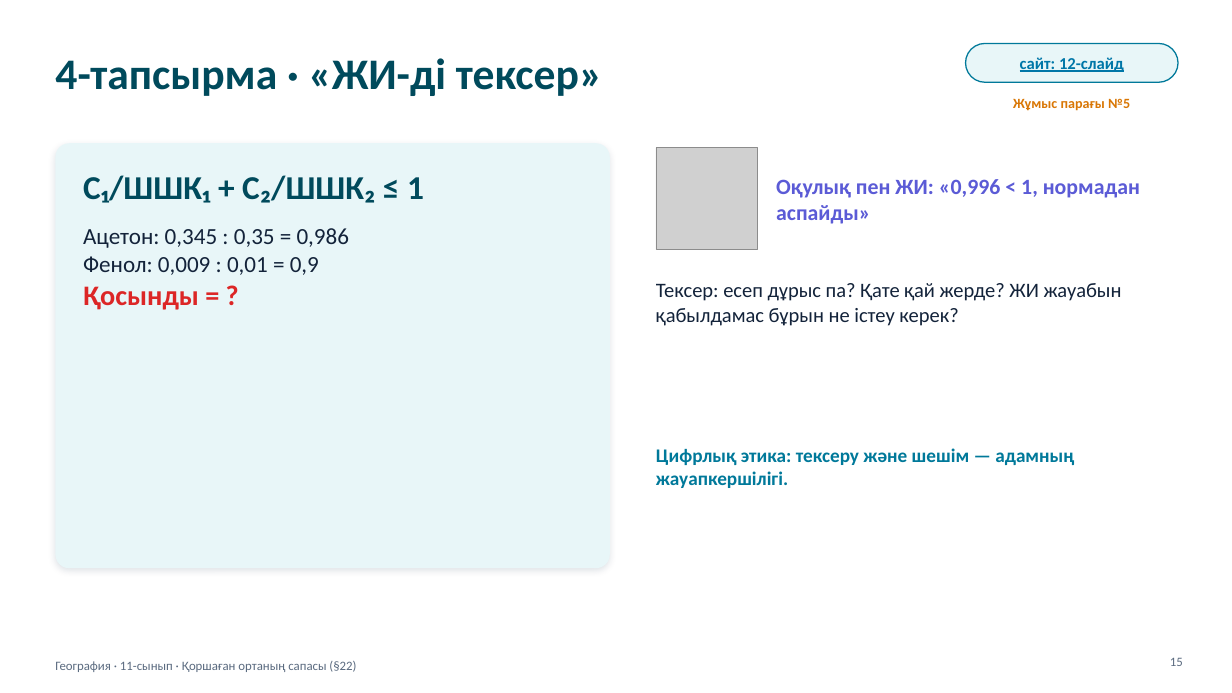
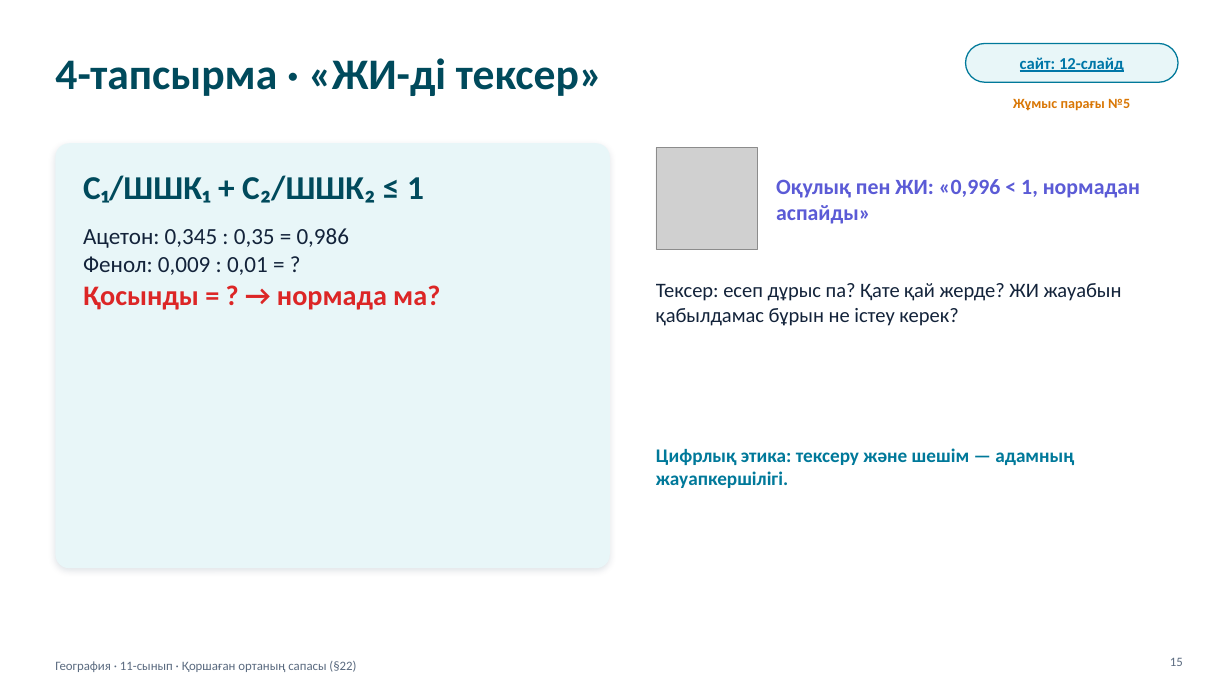
Before and after one commit to makpalkubantova-arch/ecoscaner, a slide deck: slide 15 of materialdar/2-Prezentaciya-Qorshagan-orta-sapasy.pptx. Drawn at 1232x693 pixels with LibreOffice and Linux fonts; fonts in the diff are those of the drawing; grey boxes stand for pictures. Boxes give left, top, right and bottom in pixels: in the first picture for what was removed or moved away, otherwise in the second. Text is boxed around its words. In the diff, an @@ line names an element or a change of style, - is before the commit and + after.

```diff
--- a/materialdar/2-Prezentaciya-Qorshagan-orta-sapasy.pptx
+++ b/materialdar/2-Prezentaciya-Qorshagan-orta-sapasy.pptx
@@ text at [83,256,440,310]: text changed; size 18 to 22 pt; text colour #13233A to #DC2626; bold on @@
-Фенол: 0,009 : 0,01 = 0,9
-Қосынды = ?
+Фенол: 0,009 : 0,01 = ?
+Қосынды = ? → нормада ма?
```
Also in this commit, not shown: 6 other slides changed, 21 other files.
